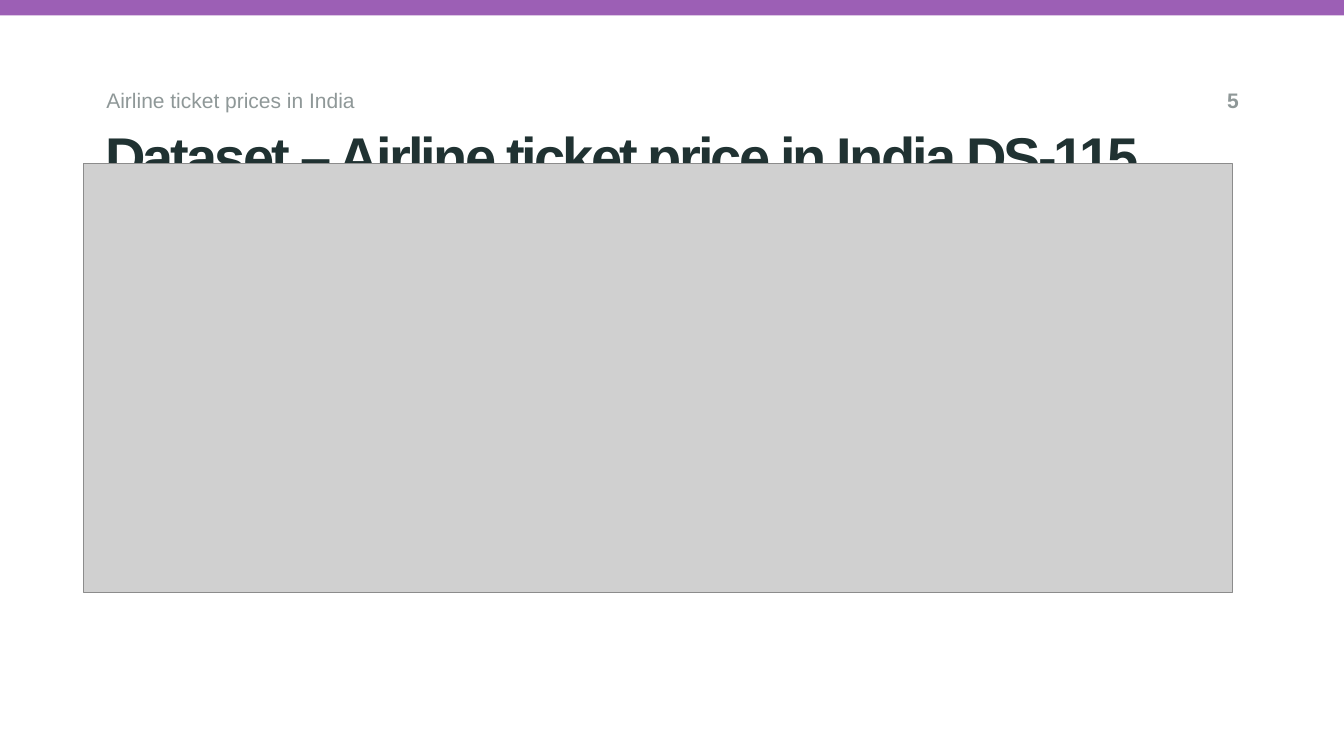
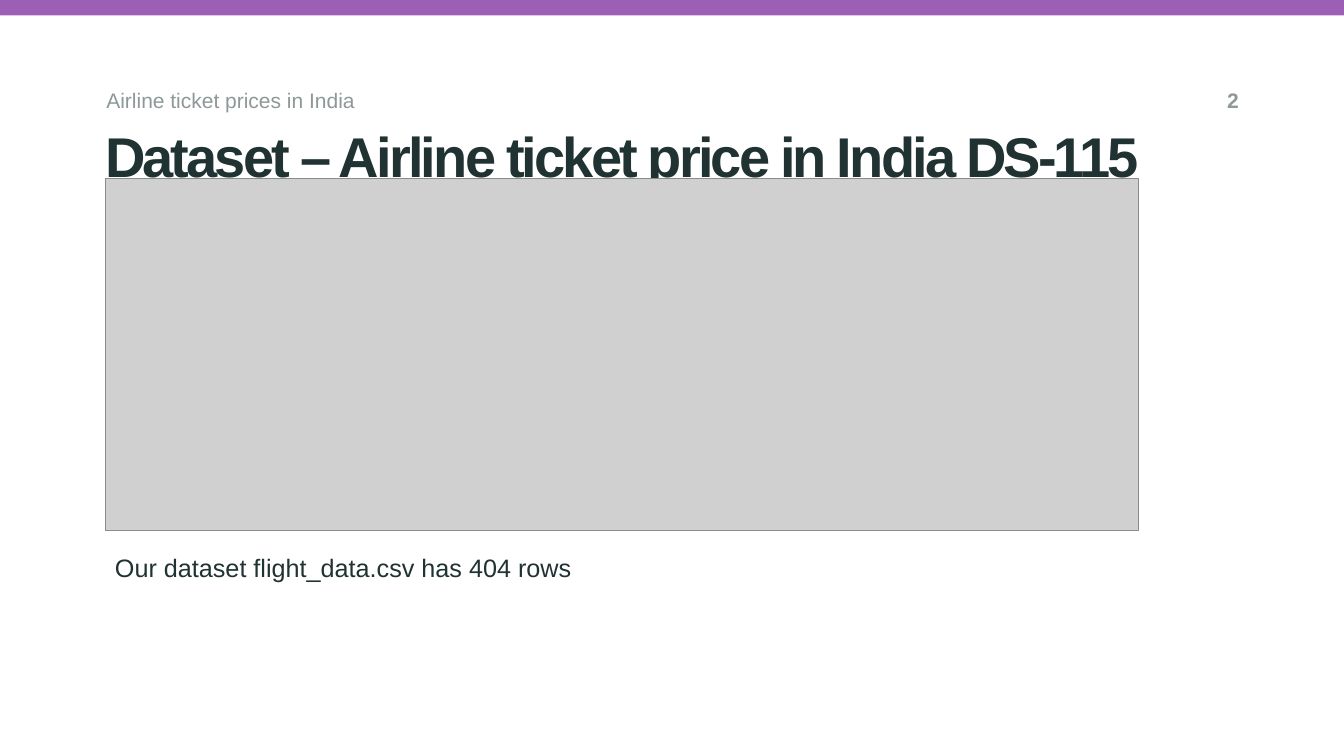
Before and after one commit to ma24afs/Group---A147, a slide deck: slide 2 of Ds115 Team Research.pptx (slide 5 before the commit). Drawn at 1344x756 pixels with LibreOffice and Linux fonts; fonts in the diff are those of the drawing; grey boxes stand for pictures; background and template pictures are left out. Boxes give left, top, right and bottom in pixels: in the first picture for what was removed or moved away, otherwise in the second. Text is boxed around its words. In the diff, an @@ line names an element or a change of style, - is before the commit and + after.

Commit message:
updated ppt with new combined dataset snipet

```diff
--- a/Ds115 Team Research.pptx
+++ b/Ds115 Team Research.pptx
@@ page number at bbox=[1227, 93, 1239, 108]: text changed @@
-5
+2
@@ picture: place and size @@
-picture at bbox=[83, 164, 1233, 593]
+picture at bbox=[105, 178, 1139, 530]
@@ text added at bbox=[115, 558, 571, 582], 18 pt, text #203232 @@
+Our dataset flight_data.csv has 404 rows
```
Also in this commit, not shown: 2 other slides changed.
